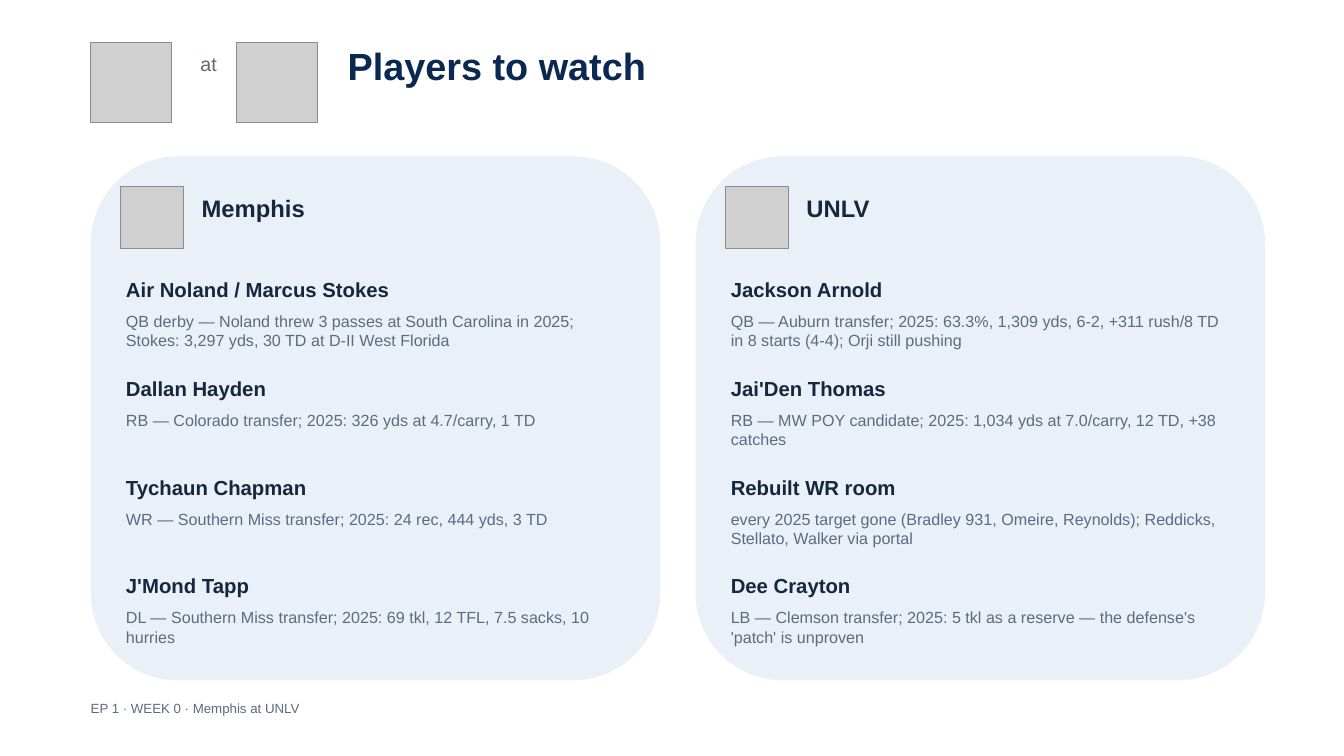
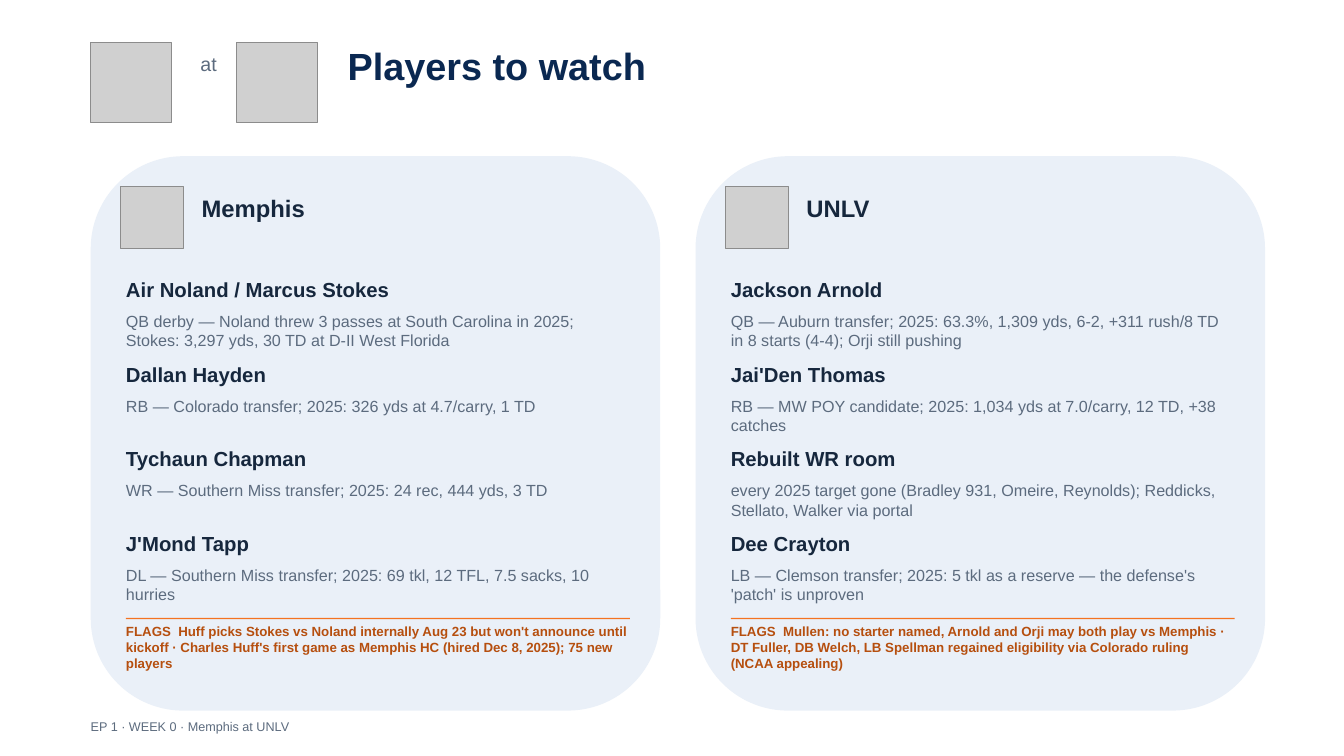
Before and after one commit to lucasalvarezflorida-lab/ncaa-fbs-analytics, a slide deck: slide 11 of decks/2026_Week0_Episode1.pptx. Drawn at 1344x756 pixels with LibreOffice and Linux fonts; fonts in the diff are those of the drawing; grey boxes stand for pictures. Boxes give left, top, right and bottom in pixels: in the first picture for what was removed or moved away, otherwise in the second. Text is boxed around its words. In the diff, an @@ line names an element or a change of style, - is before the commit and + after.

```diff
--- a/decks/2026_Week0_Episode1.pptx
+++ b/decks/2026_Week0_Episode1.pptx
@@ rounded rectangle: place and size @@
-rounded rectangle at (91, 156, 660, 681)
+rounded rectangle at (91, 156, 660, 711)
@@ rounded rectangle: place and size @@
-rounded rectangle at (696, 156, 1265, 681)
+rounded rectangle at (696, 156, 1265, 711)
@@ 4 texts: place and size @@
-4 texts at (126, 381, 1216, 445)
+4 texts at (126, 367, 1216, 431)
@@ 4 texts: place and size @@
-4 texts at (126, 480, 1216, 548)
+4 texts at (126, 451, 1216, 520)
@@ text "J'Mond Tapp": place and size @@
-text "J'Mond Tapp" at (126, 578, 249, 598)
+text "J'Mond Tapp" at (126, 536, 249, 556)
@@ text "Dee Crayton": place and size @@
-text "Dee Crayton" at (731, 579, 851, 597)
+text "Dee Crayton" at (731, 537, 851, 555)
@@ text "DL — Southern Miss transfer; ...": place and size @@
-text "DL — Southern Miss transfer; ..." at (126, 611, 589, 643)
+text "DL — Southern Miss transfer; ..." at (126, 569, 589, 600)
@@ text "LB — Clemson transfer; 2025: ...": place and size @@
-text "LB — Clemson transfer; 2025: ..." at (731, 611, 1195, 647)
+text "LB — Clemson transfer; 2025: ..." at (731, 569, 1195, 604)
@@ rectangle added at (126, 618, 630, 619), fill #F47321 @@
@@ text added at (126, 626, 627, 671), 9.5 pt, text #B64F0F, bold @@
+FLAGS Huff picks Stokes vs Noland internally Aug 23 but won't announce until kickoff · Charles Huff's first game as Memphis HC (hired Dec 8, 2025); 75 new players
@@ rectangle added at (731, 618, 1235, 619), fill #F47321 @@
@@ text added at (731, 626, 1216, 671), 9.5 pt, text #B64F0F, bold @@
+FLAGS Mullen: no starter named, Arnold and Orji may both play vs Memphis · DT Fuller, DB Welch, LB Spellman regained eligibility via Colorado ruling (NCAA appealing)
@@ text "EP 1 · WEEK 0 ...": place and size @@
-text "EP 1 · WEEK 0 ..." at (91, 703, 299, 716)
+text "EP 1 · WEEK 0 ..." at (91, 722, 289, 734)
@@ text "EP 1 · WEEK 0 ..." at (91, 722, 289, 734): size 9.5 to 9 pt @@
```
Also in this commit, not shown: 4 other slides changed, 4 other files.
